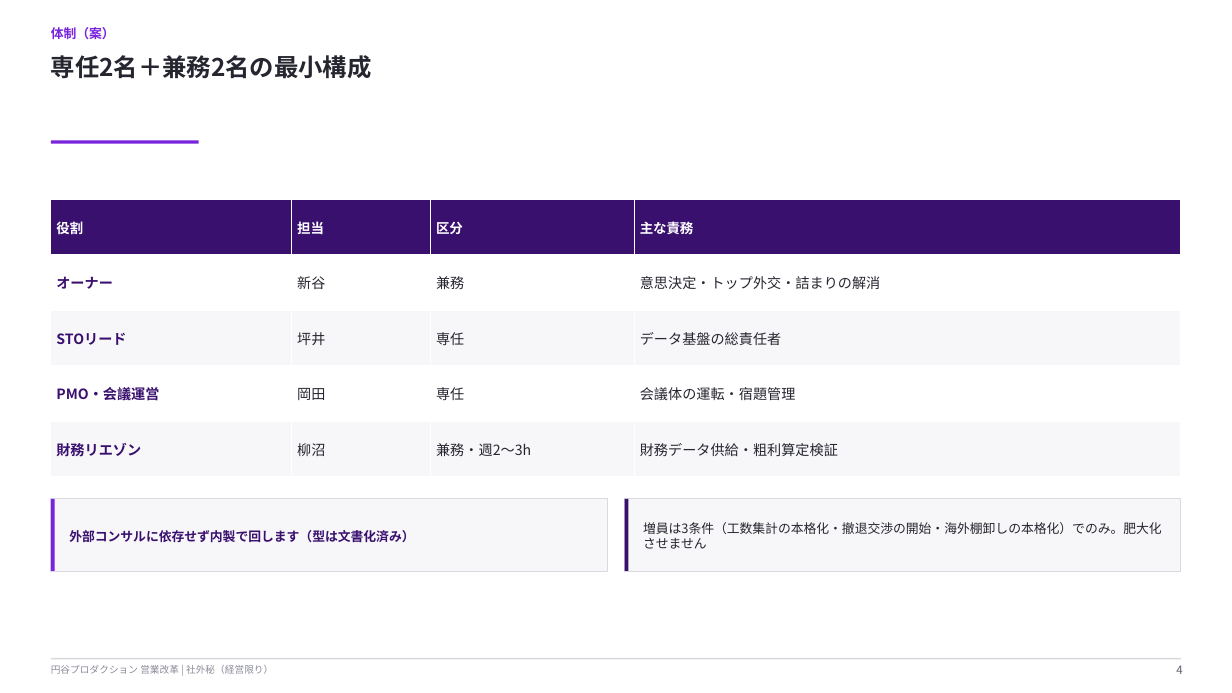
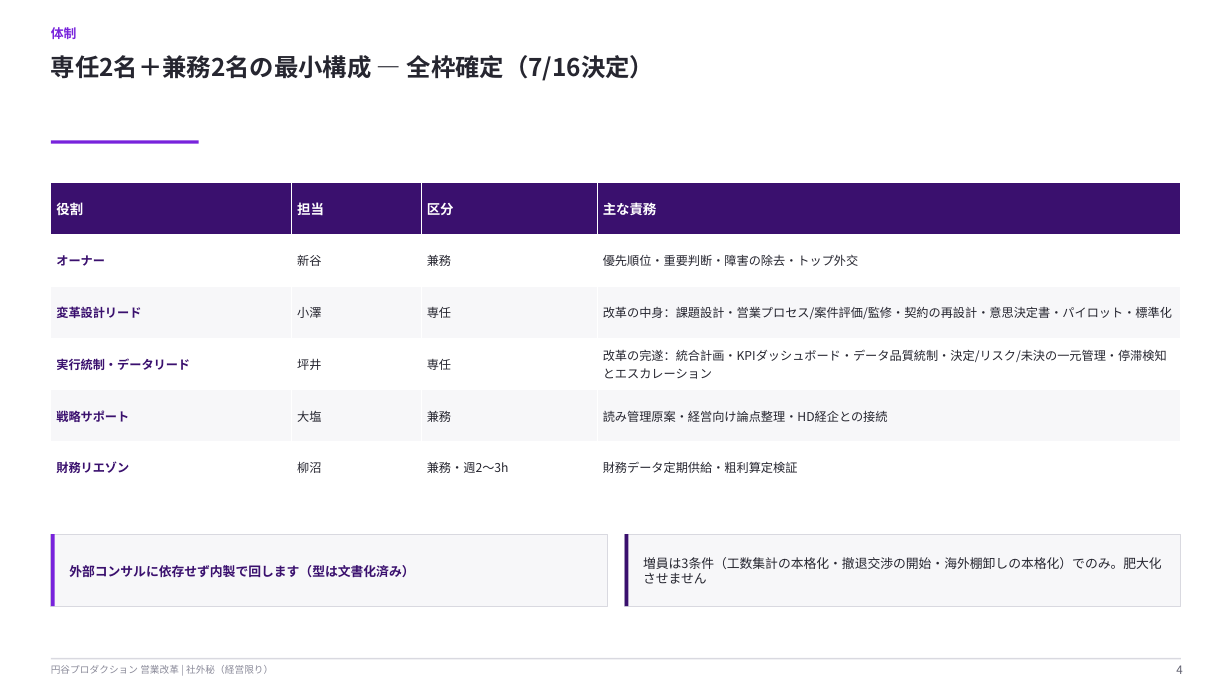
Before and after one commit to hayatoshintani-spe/kessho-lens, a slide deck: slide 4 of docs/営業改革_STO立ち上げ_山本会長共有資料.pptx. Drawn at 1232x693 pixels with LibreOffice and Linux fonts; fonts in the diff are those of the drawing. Boxes give left, top, right and bottom in pixels: in the first picture for what was removed or moved away, otherwise in the second. Text is boxed around its words. In the diff, an @@ line names an element or a change of style, - is before the commit and + after.

```diff
--- a/docs/営業改革_STO立ち上げ_山本会長共有資料.pptx
+++ b/docs/営業改革_STO立ち上げ_山本会長共有資料.pptx
@@ text at box(51, 27, 77, 39): text changed @@
-体制（案）
+体制
@@ text at box(51, 55, 654, 81): text changed @@
-専任2名＋兼務2名の最小構成
+専任2名＋兼務2名の最小構成 — 全枠確定（7/16決定）
@@ table at box(51, 183, 1181, 494) @@
-row 2: オーナー | 新谷 | 兼務 | 意思決定・トップ外交・詰まりの解消
-row 3: STOリード | 坪井 | 専任 | データ基盤の総責任者
-row 4: PMO・会議運営 | 岡田 | 専任 | 会議体の運転・宿題管理
-row 5: 財務リエゾン | 柳沼 | 兼務・週2〜3h | 財務データ供給・粗利算定検証
+row 2: オーナー | 新谷 | 兼務 | 優先順位・重要判断・障害の除去・トップ外交
+row 3: 変革設計リード | 小澤 | 専任 | 改革の中身：課題設計・営業プロセス/案件評価/監修・契約の再設計・意思決定書・パイロット・標準化
+row 4: 実行統制・データリード | 坪井 | 専任 | 改革の完遂：統合計画・KPIダッシュボード・データ品質統制・決定/リスク/未決の一元管理・停滞検知とエスカレーション
+row 5: 戦略サポート | 大塩 | 兼務 | 読み管理原案・経営向け論点整理・HD経企との接続
+row 6: 財務リエゾン | 柳沼 | 兼務・週2〜3h | 財務データ定期供給・粗利算定検証
@@ table: place and size @@
-table at box(51, 200, 1181, 477)
+table at box(51, 183, 1181, 494)
@@ 4 rectangles, 2 texts: place and size @@
-4 rectangles, 2 texts at box(51, 499, 1181, 571)
+4 rectangles, 2 texts at box(51, 534, 1181, 606)
```
Also in this commit, not shown: 4 other files.
